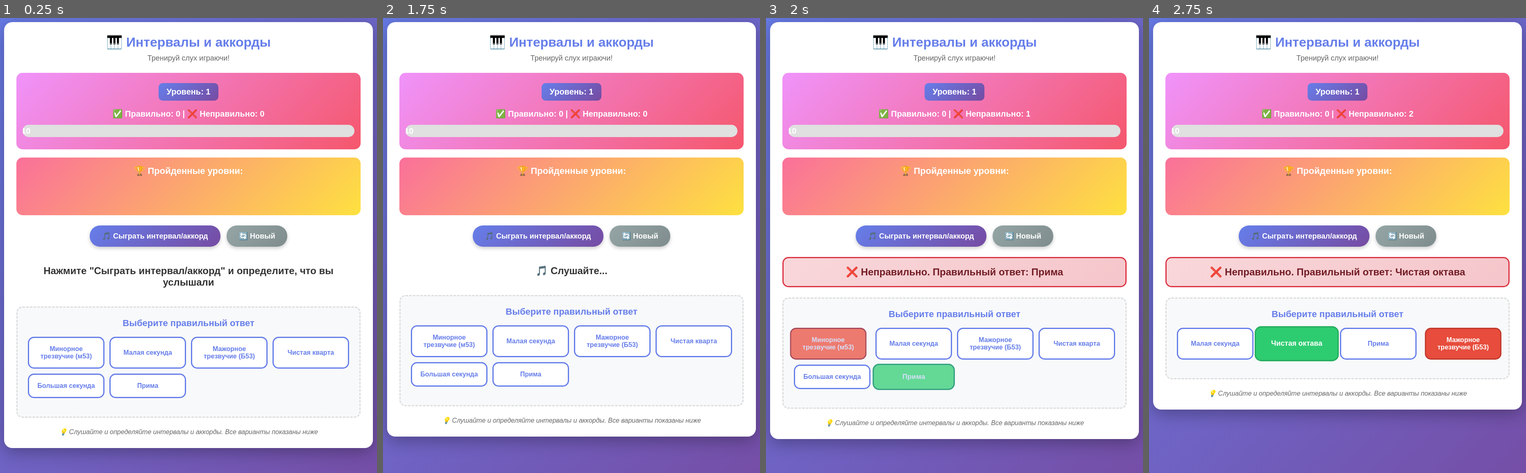
Above: before the commit, frames 1-4 (left to right).
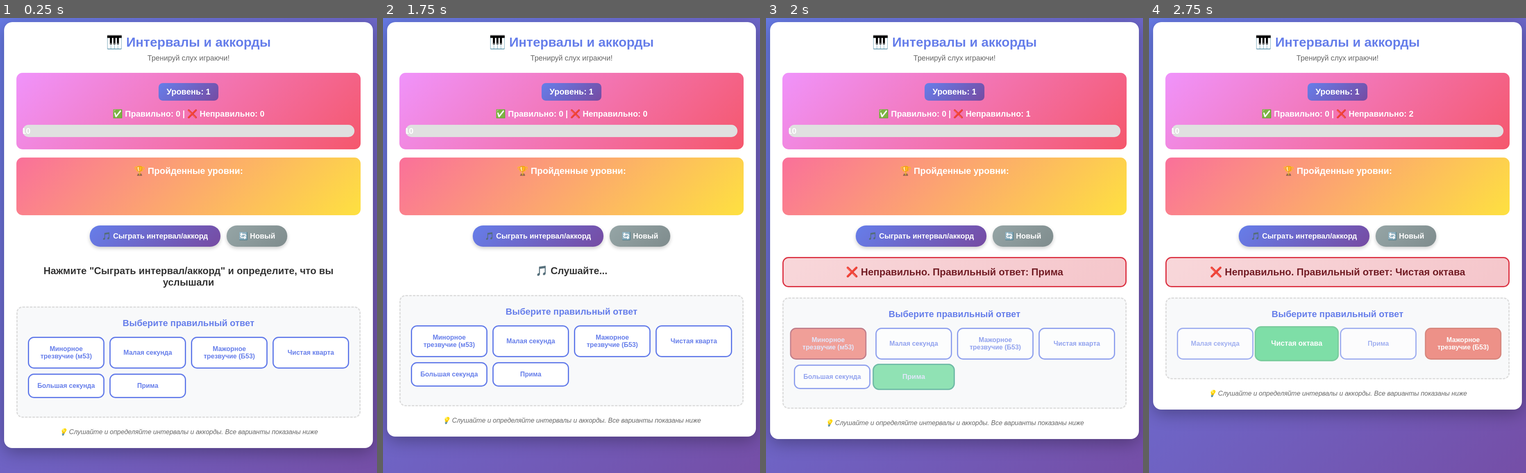
Above: after the commit, the same moments.

Repository: vargina75/intervals_game
Game: browser game, page index.html
Two runs of this game, one before a commit and one after it. Both use one fixed random seed, a clock stepped at 60 frames per second and the inputs below.
Inputs:
- Up to frame 1 (0.25 s): no input
- Up to frame 2 (1.75 s): click "🎵 Сыграть интервал/аккорд" at 1.27 s
- Up to frame 3 (2 s): click "Минорное трезвучие (м53)" at 1.87 s
- Up to frame 4 (2.75 s): click "🔄 Новый" at 2.02 s; click "Мажорное трезвучие (Б53)" at 2.47 s

Frames 1-2 are identical in both runs. In frame 3, 3.3% of the frame differs, in the area x 6-93%, y 68-82%; in frame 4, 3.4%, in the area x 7-94%, y 67-76%.

Commit message:
Update index.html

Diff:
--- a/index.html
+++ b/index.html
@@ -30,6 +30,7 @@
   .interval-btn:hover { background: #667eea; color: white; transform: scale(1.05); }
   .interval-btn.correct { background: #2ecc71; border-color: #27ae60; color: white; animation: correctPulse 0.6s; }
   .interval-btn.wrong { background: #e74c3c; border-color: #c0392b; color: white; animation: shake 0.5s; }
+  .interval-btn.locked { pointer-events: none; opacity: 0.6; cursor: default; }
   @keyframes correctPulse { 0%, 100% { transform: scale(1); } 50% { transform: scale(1.1); } }
   @keyframes shake { 0%, 100% { transform: translateX(0); } 25% { transform: translateX(-10px); } 75% { transform: translateX(10px); } }
   .feedback { text-align: center; font-size: 24px; font-weight: bold; padding: 20px; margin: 25px 0; border-radius: 15px; min-height: 60px; display: flex; align-items: center; justify-content: center; }
@@ -119,7 +120,7 @@
   {name: 'Мажорное трезвучие (Б53)', src: 'chord_major.mp3'},
   {name: 'Минорное трезвучие (м53)', src: 'chord_minor.mp3'}
 ];
-let currentInterval = null, intervalAudio = null, isIntervalPlaying = false;
+let currentInterval = null, intervalAudio = null, isIntervalPlaying = false, isAnswered = false;
 
 function updateScore(isCorrect) {
   if (isCorrect) {
@@ -186,6 +187,7 @@
 }
 
 function initIntervals() {
+  isAnswered = false;
   const optionsContainer = document.getElementById('interval-options');
   optionsContainer.innerHTML = '';
   currentInterval = INTERVALS[Math.floor(Math.random() * INTERVALS.length)];
@@ -227,11 +229,18 @@
   });
 }
 
+function lockAllButtons() {
+  document.querySelectorAll('.interval-btn').forEach(btn => btn.classList.add('locked'));
+}
+
 function checkInterval(interval, btn) {
+  if (isAnswered) return;
   if (!currentInterval) {
     document.getElementById('interval-feedback').textContent = '⚠️ Сначала дождитесь воспроизведения!';
     document.getElementById('interval-feedback').className = 'feedback error'; return;
   }
+  isAnswered = true;
+  lockAllButtons();
   if (interval.name === currentInterval.name) {
     btn.classList.add('correct');
     document.getElementById('interval-feedback').textContent = '🎉 Правильно! Это ' + currentInterval.name;
@@ -252,7 +261,7 @@
 
 function resetInterval() {
   if (intervalAudio) { intervalAudio.pause(); intervalAudio = null; }
-  isIntervalPlaying = false; currentInterval = null;
+  isIntervalPlaying = false; currentInterval = null; isAnswered = false;
   document.getElementById('interval-feedback').textContent = 'Нажмите "Сыграть интервал/аккорд" и определите, что вы услышали';
   document.getElementById('interval-feedback').className = 'feedback';
   initIntervals();
